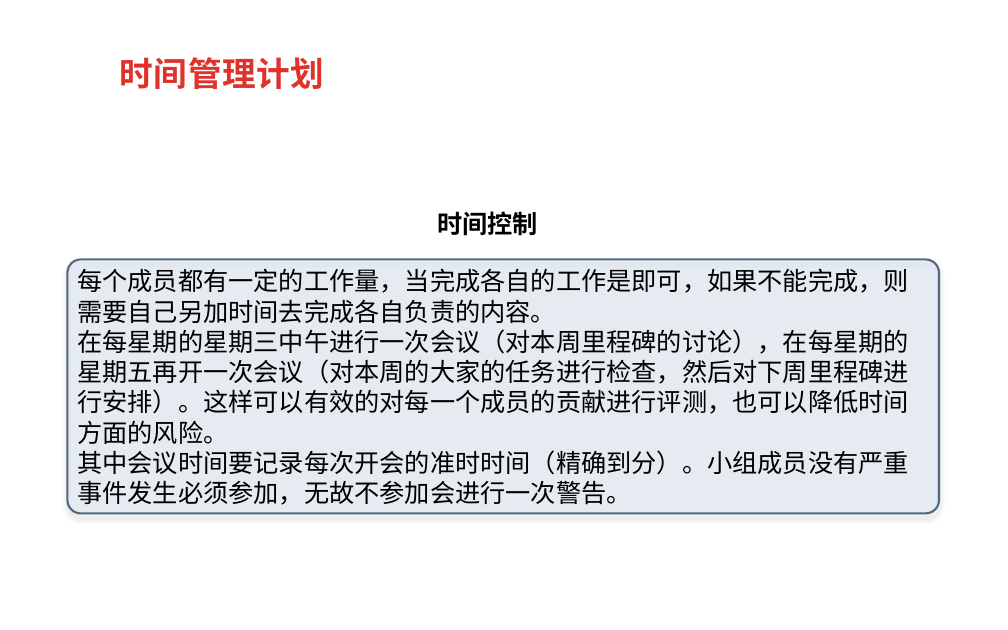
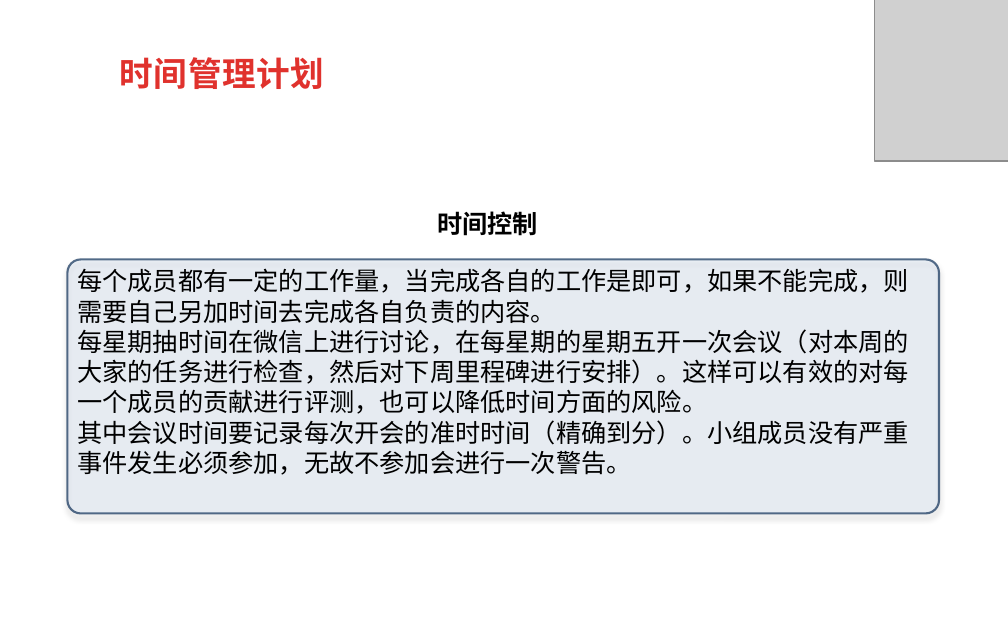
Before and after one commit to rjgcG7/SRS, a slide deck: slide 7 of 需求工程项目计划.pptx (slide 8 before the commit). Drawn at 1008x630 pixels with LibreOffice and Linux fonts; fonts in the diff are those of the drawing; grey boxes stand for pictures; background and template pictures are left out. Boxes give left, top, right and bottom in pixels: in the first picture for what was removed or moved away, otherwise in the second. Text is boxed around its words. In the diff, an @@ line names an element or a change of style, - is before the commit and + after.

```diff
--- a/需求工程项目计划.pptx
+++ b/需求工程项目计划.pptx
@@ picture added at [875, 0, 1008, 161] @@
@@ text at [77, 329, 909, 414]: text changed @@
-在每星期的星期三中午进行一次会议（对本周里程碑的讨论），在每星期的星期五再开一次会议（对本周的大家的任务进行检查，然后对下周里程碑进行安排）。这样可以有效的对每一个成员的贡献进行评测，也可以降低时间方面的风险。
+每星期抽时间在微信上进行讨论，在每星期的星期五开一次会议（对本周的大家的任务进行检查，然后对下周里程碑进行安排）。这样可以有效的对每一个成员的贡献进行评测，也可以降低时间方面的风险。
```
Also in this commit, not shown: 23 other slides changed, 2 slides added, 1 slide removed, 1 other file.
